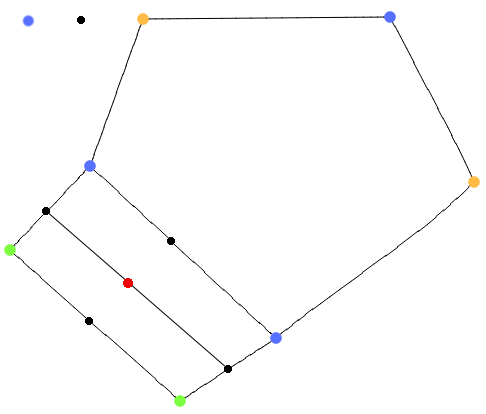
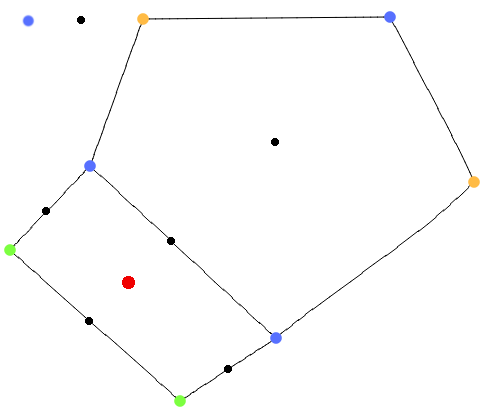
Comparing the layer stacks of the two (486, 414) images. Changes:
added layer "Pentagon control point" above "Ad-Hoc lines" over [271, 138, 279, 146]
added layer "New control point" above "Additional points" over [122, 276, 135, 289]
painted on "Additional points" over [123, 278, 133, 288]
removed layer "Shape 3" from group "Edges" over [48, 213, 226, 367]
added layer "Original verts" above "Orginal mesh" over [48, 138, 279, 367]
